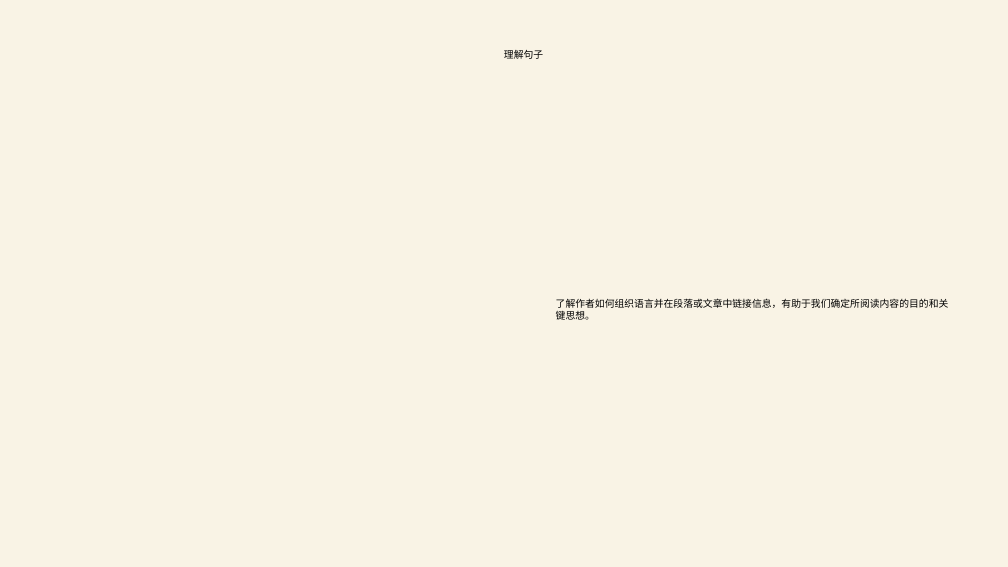
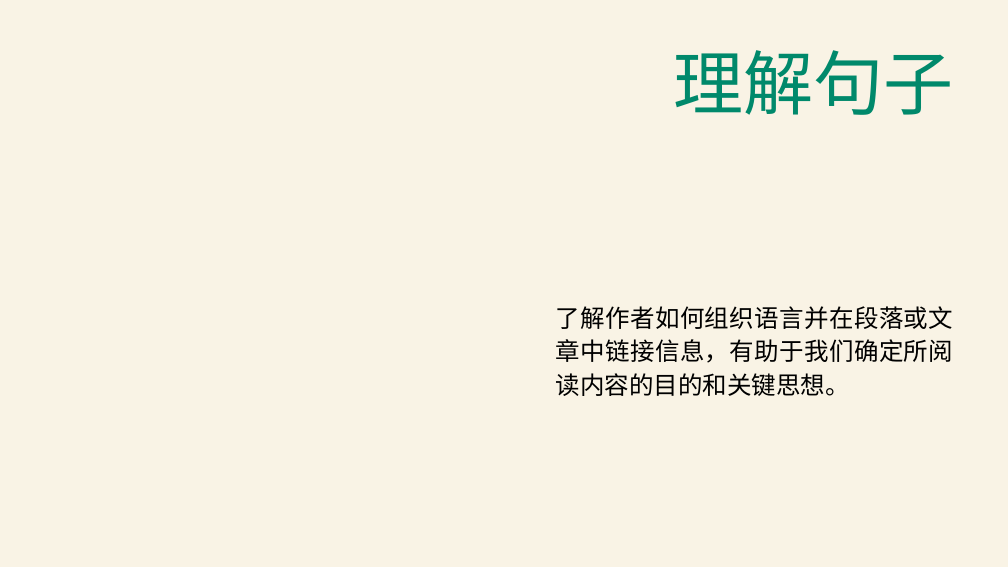
Before and after one commit to Wjlljw/gitcommit, a slide deck: slide 2 of TestPPT_1_2_zh.pptx. Drawn at 1008x567 pixels with LibreOffice and Linux fonts; fonts in the diff are those of the drawing; background and template pictures are left out. Boxes give left, top, right and bottom in pixels: in the first picture for what was removed or moved away, otherwise in the second. Text is boxed around its words. In the diff, an @@ line names an element or a change of style, - is before the commit and + after.

Commit message:
Enhance PPTX translation by preserving text formatting and structure

```diff
--- a/TestPPT_1_2_zh.pptx
+++ b/TestPPT_1_2_zh.pptx
@@ text "理解句子" at box(674, 50, 954, 115): size 14 to 100 pt, font Arial to Roboto, text colour #000000 to #00896B; alignment left to right; line spacing 1 to 0.9 @@
@@ text "了解作者如何组织语言并在段落或文章中链接信息，有助于我们确定所阅读内容的目的和关键思想。" at box(556, 306, 954, 396): size 14 to 35 pt, font Arial to Karla; alignment left to justified; line spacing 1 to 1.15 @@
```
Also in this commit, not shown: 1 other slide changed, 2 other files.
